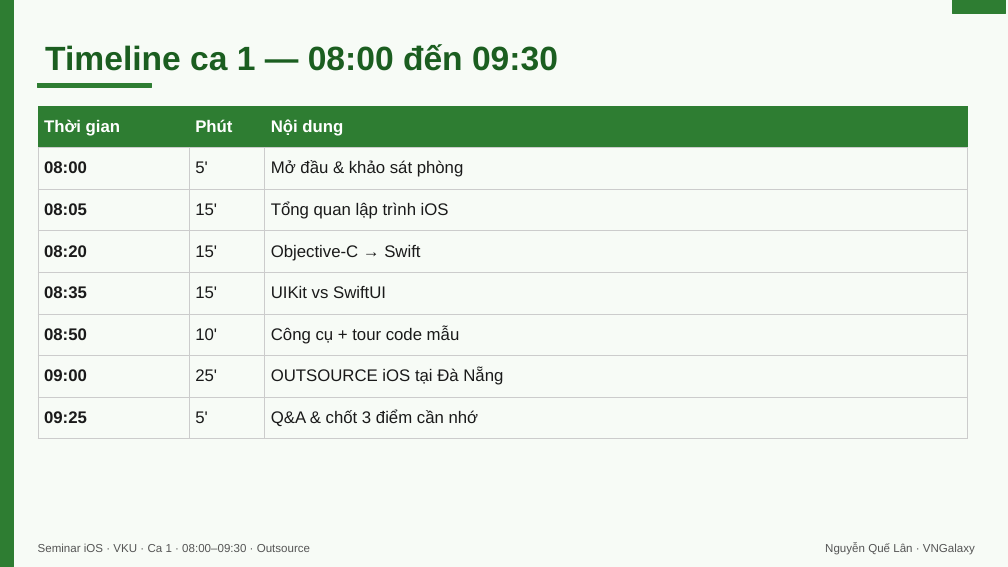
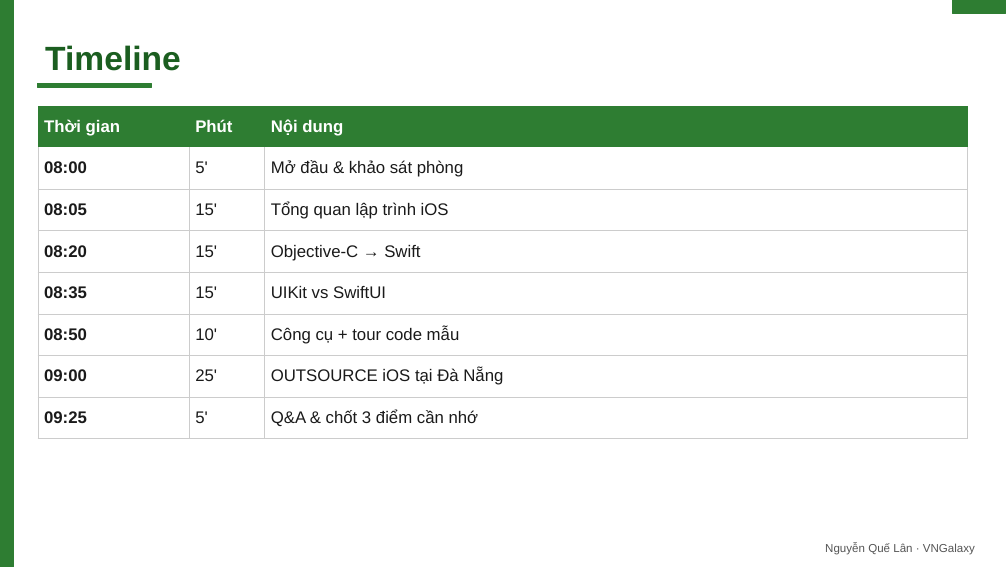
Before and after one commit to lantuyan/vku-semini-01, a slide deck: slide 5 of seminar-ios-vku-ca1.pptx (slide 16 before the commit). Drawn at 1008x567 pixels with LibreOffice and Linux fonts; fonts in the diff are those of the drawing. Boxes give left, top, right and bottom in pixels: in the first picture for what was removed or moved away, otherwise in the second. Text is boxed around its words. In the diff, an @@ line names an element or a change of style, - is before the commit and + after.

```diff
--- a/seminar-ios-vku-ca1.pptx
+++ b/seminar-ios-vku-ca1.pptx
@@ background #F7FBF6 to #FFFFFF @@
@@ text at box(45, 45, 181, 71): text changed @@
-Timeline ca 1 — 08:00 đến 09:30
+Timeline
@@ text removed at box(38, 543, 310, 552) @@
-Seminar iOS · VKU · Ca 1 · 08:00–09:30 · Outsource
```
Also in this commit, not shown: 15 other slides changed, 13 slides added, 13 slides removed, 8 other files.
